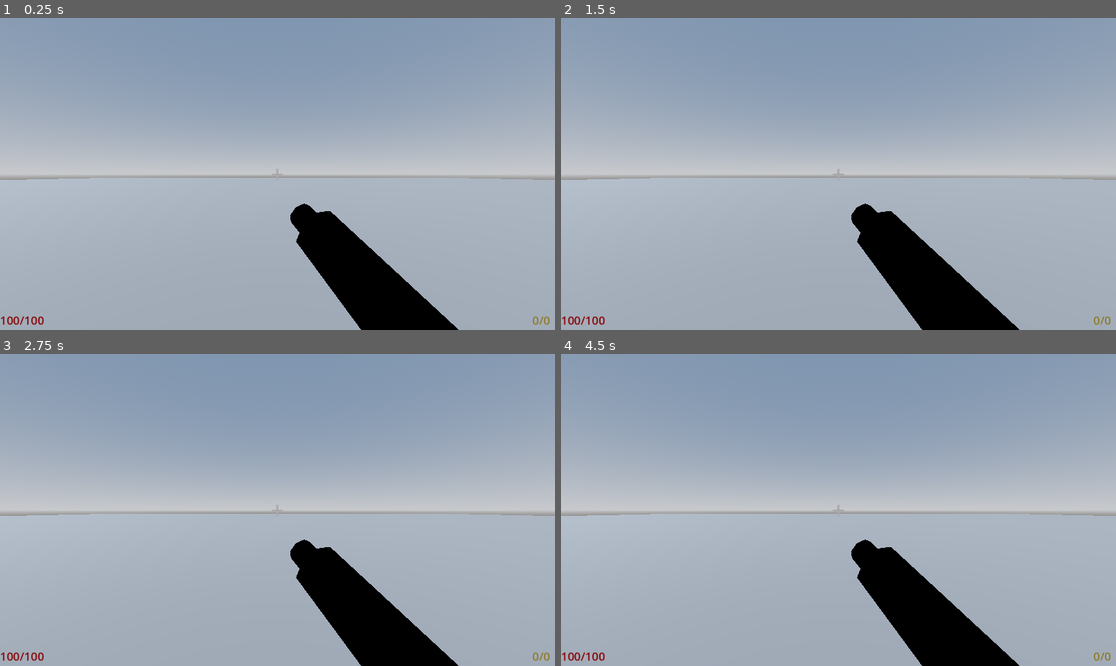
Above: before the commit, frames 1-4 (two rows, left to right).
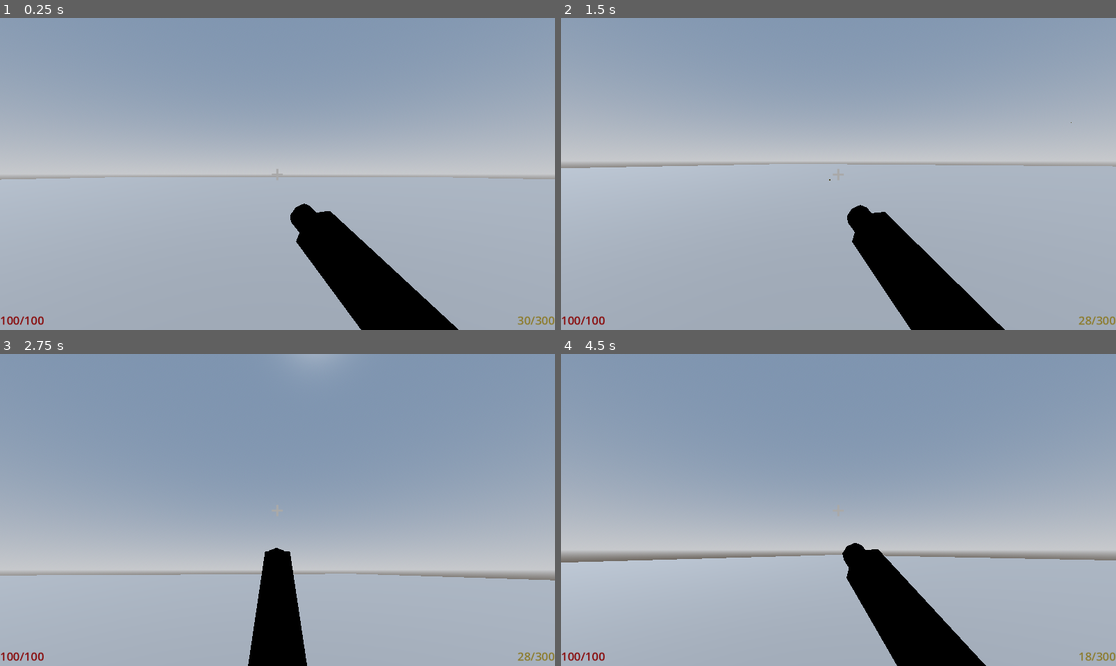
Above: after the commit, the same moments.

Repository: seanp07/GD2Final
Game: Godot game, scene res://testwr1.tscn
Same seed, same stepped clock (60 frames per second), same inputs: the game is played once before the commit and once after it. The project has no main scene, so this scene is started directly. Sound files missing from this copy of the repository are replaced by a short silence.
Inputs (mouse positions are in pixels of both pictures, inside the frame that each line leads up to):
- Up to frame 1 (0.25 s): no input
- Up to frame 2 (1.5 s): tap Enter (ui_accept) at 0.5, 0.77, 1.07 s; move the mouse to (960, 158) at 0.52 s; hold Right (ui_right) 0.53-1.28 s; hold Right mouse button (aim_sight, bound only after the commit) 0.53-1.28 s; click (960, 158) at 0.8 s; move the mouse to (727, 189) at 1.27 s; hold Down (ui_down) from 1.28 s (still down); click (727, 189) at 1.35 s
- Up to frame 3 (2.75 s): tap Enter (ui_accept) at 1.52, 1.55, 1.82, 2.1 s; move the mouse to (333, 441) at 2.02 s; release Down (ui_down) at 2.03 s; hold Right (ui_right) from 2.03 s (still down); hold Right mouse button (aim_sight, bound only after the commit) from 2.03 s (still down)
- Up to frame 4 (4.5 s): move the mouse to (810, 572) at 2.77 s; release Right (ui_right) at 2.78 s; release Right mouse button (aim_sight, bound only after the commit) at 2.78 s; hold Up (ui_up) 2.78-3.53 s; right-click (810, 572) at 2.85 s; tap Enter (ui_accept) at 3.02, 3.32, 3.77, 3.8, 4.07 s; click (810, 572) at 3.05 s; move the mouse to (1005, 556) at 3.52 s; press the mouse at (1005, 556) at 3.53 s; hold Left (ui_left) from 3.53 s (still down); tap R (reload, bound only after the commit) at 4.15 s; move the mouse to (672, 463) at 4.27 s; release the mouse at (672, 463) at 4.28 s; right-click (672, 463) at 4.35 s

The runs differ from the first frame. In frame 1, 0.3% of the frame differs, in the area x 0-100%, y 51-99%; in frame 2, 3.4%; in frame 3, 26%, in the area x 0-100%, y 0-100%; in frame 4, 14%.
Error before the commit: Parse Error: Could not preload resource file "res://take_damage.tres". (res://fps_player_template.gd:25)

Commit message:
5/6/A

Diff:
--- a/fps_player_template.gd
+++ b/fps_player_template.gd
@@ -3,7 +3,6 @@
 
 var SPEED = 8.0
 var NORMAL_SPEED = SPEED
-var WALK_SPEED = 5.0
 var JUMP_VELOCITY = 7.0
 
 var MAX_HEALTH = 100
@@ -32,16 +31,13 @@
 
 var spray_lock = 0.0
 var NORMAL_SPRAY_AMOUNT = 0.03
-var CROUNCH_SPRAY_AMOUNT = 0.01
 var SPRAY_AMOUNT = NORMAL_SPRAY_AMOUNT
 var FIRING_DELAY = 0.075
 var ATTACK = 5.0
 var NORMAL_HEIGHT = 2.0
-var CROUCH_HEIGHT = 1.25
 var NORMAL_COLLISION_RAD = 0.5
 var CROUCH_COLLISION_RAD = 0.8
 var NORMAL_HEAD = 0.8
-var CROUCH_HEAD = 0.4
 
 var CLIP_SIZE = 30
 var AMMO = CLIP_SIZE
@@ -86,9 +82,8 @@
 
 	# Handle Jump.
 	if Input.is_action_just_pressed("ui_accept") and is_on_floor():
-		velocity.y = JUMP_VELOCITY if not Input.is_action_pressed("crouch") else JUMP_VELOCITY * 1.05
-	if Input.is_action_pressed ("walk") or Input.is_action_pressed("crouch"):
-		SPEED = WALK_SPEED
+		velocity.y = JUMP_VELOCITY * 1.05
+
 	else:
 		SPEED = NORMAL_SPEED
 	if damage_lock != 0.0:
@@ -147,18 +142,6 @@
 	var cur_quat = Quaternion.from_euler(degrees_to_radians(blaster.rotation_degrees))
 	blaster.rotation_degrees = radians_to_degrees(cur_quat.slerp(target_quat, delta * 10).get_euler())
 
-	if Input.is_action_pressed("crouch"):
-		$CollisionShape3D.shape.height = CROUCH_HEIGHT + 0.05
-		$CollisionShape3D.shape.radius = CROUCH_COLLISION_RAD
-		$MeshInstance3D.scale.y = CROUCH_HEIGHT/NORMAL_HEIGHT
-		$Head.position.y = lerp($Head.position.y, CROUCH_HEAD, delta*5.0)
-		SPRAY_AMOUNT = CROUNCH_SPRAY_AMOUNT
-	if Input.is_action_just_released("crouch"):
-		$CollisionShape3D.shape.height = NORMAL_HEIGHT
-		$CollisionShape3D.shape.radius = NORMAL_COLLISION_RAD
-		$MeshInstance3D.scale.y = 1.0
-		$Head.position.y = lerp($Head.position.y, NORMAL_HEAD, delta*5.0)
-		SPRAY_AMOUNT = NORMAL_SPRAY_AMOUNT
 
 	move_and_slide()
 
--- a/project.godot
+++ b/project.godot
@@ -48,6 +48,21 @@
 , Object(InputEventKey,"resource_local_to_scene":false,"resource_name":"","device":-1,"window_id":0,"alt_pressed":false,"shift_pressed":false,"ctrl_pressed":false,"meta_pressed":false,"pressed":false,"keycode":0,"physical_keycode":83,"key_label":0,"unicode":115,"echo":false,"script":null)
 ]
 }
+fire={
+"deadzone": 0.5,
+"events": [Object(InputEventMouseButton,"resource_local_to_scene":false,"resource_name":"","device":-1,"window_id":0,"alt_pressed":false,"shift_pressed":false,"ctrl_pressed":false,"meta_pressed":false,"button_mask":1,"position":Vector2(329, 18),"global_position":Vector2(333, 61),"factor":1.0,"button_index":1,"canceled":false,"pressed":true,"double_click":false,"script":null)
+]
+}
+reload={
+"deadzone": 0.5,
+"events": [Object(InputEventKey,"resource_local_to_scene":false,"resource_name":"","device":-1,"window_id":0,"alt_pressed":false,"shift_pressed":false,"ctrl_pressed":false,"meta_pressed":false,"pressed":false,"keycode":0,"physical_keycode":82,"key_label":0,"unicode":114,"echo":false,"script":null)
+]
+}
+aim_sight={
+"deadzone": 0.5,
+"events": [Object(InputEventMouseButton,"resource_local_to_scene":false,"resource_name":"","device":-1,"window_id":0,"alt_pressed":false,"shift_pressed":false,"ctrl_pressed":false,"meta_pressed":false,"button_mask":2,"position":Vector2(330, 15),"global_position":Vector2(334, 58),"factor":1.0,"button_index":2,"canceled":false,"pressed":true,"double_click":false,"script":null)
+]
+}
 
 [rendering]
 
--- a/take_damage.tres
+++ b/take_damage.tres
@@ -1,6 +1,6 @@
 [gd_resource type="ShaderMaterial" load_steps=2 format=3 uid="uid://cgpfq1xnnjr2h"]
 
-[ext_resource type="Shader" path="res://assets/shaders/take_damage.gdshader" id="1_afda2"]
+[ext_resource type="Shader" path="res://take_damage.gdshader" id="1_afda2"]
 
 [resource]
 shader = ExtResource("1_afda2")
